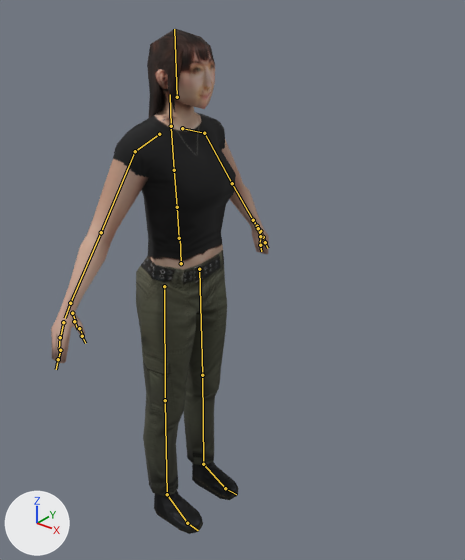
Before and after pictures for a commit that changed the FBX model Roach Game/Assets/Models/Girlfriend/Character_Female_10.fbx.
Rendered twice from a camera (50 mm lens) standing at (1.282, -1.363, 1.819) and looking at (0.096, 0.118, 0.901). The axes (+X, +Y, +Z) are drawn at lower left. The lights are the same throughout. The first picture is the older version. The bones that change, and the others that lie on the model, are drawn over the model as lines.

Names of what the first picture shows: 'Character_Female_10'.
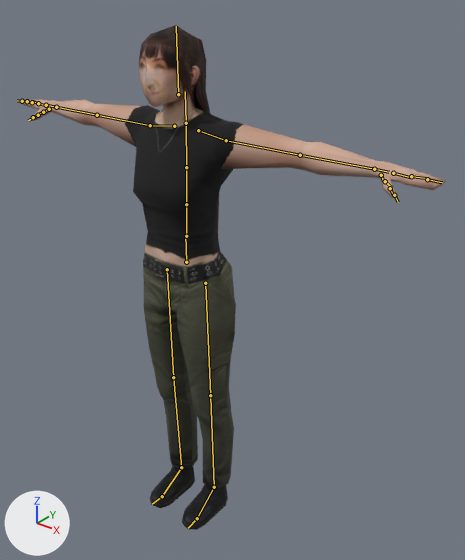
The newer file adds an action. The first version stands in its rest pose; the second is drawn at frame 1 of the action 'Armature|Armature|mixamo.com|Layer0'.

The change in detail:
Bone 'mixamorig:Hips' (bone_mixamorig_hips) moves from (0.0, 0.0, 0.0) to (0.019, 0.009, -0.007).
Bone 'mixamorig:Hips' (bone_mixamorig_hips) turns from (0, 0, 0) to (0, -90, 0) degrees about its own x, y and z.
Bone 'mixamorig:LeftShoulder' (bone_mixamorig_leftshoulder) turns from (0, 0, 0) to (-11, 0, 0) degrees about its own x, y and z.
Bone 'mixamorig:LeftArm' (bone_mixamorig_leftarm) turns from (0, 0, 0) to (-43, -1, 0) degrees about its own x, y and z.
Bone 'mixamorig:LeftHand' (bone_mixamorig_lefthand) turns from (0, 0, 0) to (-2, 0, -6) degrees about its own x, y and z.
Bone 'mixamorig:LeftHandThumb1' (bone_mixamorig_lefthandthumb1) turns from (0, 0, 0) to (11, -2, 8) degrees about its own x, y and z.
Bone 'mixamorig:LeftHandThumb2' (bone_mixamorig_lefthandthumb2) turns from (0, 0, 0) to (-13, -6, -20) degrees about its own x, y and z.
Bone 'mixamorig:LeftHandThumb3' (bone_mixamorig_lefthandthumb3) turns from (0, 0, 0) to (3, -1, 19) degrees about its own x, y and z.
Bone 'mixamorig:LeftHandIndex1' (bone_mixamorig_lefthandindex1) turns from (0, 0, 0) to (-5, 1, 7) degrees about its own x, y and z.
Bone 'mixamorig:LeftHandIndex2' (bone_mixamorig_lefthandindex2) turns from (0, 0, 0) to (-20, -4, -10) degrees about its own x, y and z.
Bone 'mixamorig:LeftHandIndex3' (bone_mixamorig_lefthandindex3) turns from (0, 0, 0) to (12, -1, 7) degrees about its own x, y and z.
Bone 'mixamorig:RightShoulder' (bone_mixamorig_rightshoulder) turns from (0, 0, 0) to (-11, 0, -1) degrees about its own x, y and z.
Bone 'mixamorig:RightArm' (bone_mixamorig_rightarm) turns from (0, 0, 0) to (-43, 0, -1) degrees about its own x, y and z.
Bone 'mixamorig:RightHandThumb1' (bone_mixamorig_righthandthumb1) turns from (0, 0, 0) to (11, 2, -4) degrees about its own x, y and z.
Bone 'mixamorig:RightHandThumb2' (bone_mixamorig_righthandthumb2) turns from (0, 0, 0) to (-14, 5, 18) degrees about its own x, y and z.
Bone 'mixamorig:RightHandIndex1' (bone_mixamorig_righthandindex1) turns from (0, 0, 0) to (-9, 0, 4) degrees about its own x, y and z.
Bone 'mixamorig:RightHandIndex2' (bone_mixamorig_righthandindex2) turns from (0, 0, 0) to (-16, 3, 8) degrees about its own x, y and z.
Bone 'mixamorig:RightHandIndex3' (bone_mixamorig_righthandindex3) turns from (0, 0, 0) to (20, 3, -10) degrees about its own x, y and z.
Bone 'mixamorig:LeftUpLeg' (bone_mixamorig_leftupleg) turns from (0, 0, 0) to (1, 0, 0) degrees about its own x, y and z.
Bone 'mixamorig:RightUpLeg' (bone_mixamorig_rightupleg) turns from (0, 0, 0) to (-1, 0, 0) degrees about its own x, y and z.

Location of each change, (x1, y1, x2, y2) in pixels of the pictures (465 x 560 px):
'Character_Female_10', posed (94% wider)
    before: (51, 29, 269, 534)
    after: (22, 25, 446, 530)
bone 'mixamorig:Hips', root to tip
    before: (181, 263) to (180, 236)
    after: (186, 262) to (185, 234)
bone 'mixamorig:LeftShoulder', root to tip
    before: (182, 128) to (204, 133)
    after: (198, 130) to (226, 140)
bone 'mixamorig:LeftArm', root to tip
    before: (204, 133) to (232, 183)
    after: (226, 140) to (300, 155)
bone 'mixamorig:LeftHand', root to tip
    before: (253, 220) to (257, 226)
    after: (374, 169) to (389, 172)
bone 'mixamorig:LeftHandThumb1', root to tip
    before: (257, 226) to (260, 231)
    after: (381, 175) to (384, 182)
bone 'mixamorig:LeftHandThumb2', root to tip
    before: (260, 231) to (262, 237)
    after: (385, 181) to (392, 187)
bone 'mixamorig:LeftHandThumb3', root to tip
    before: (263, 237) to (265, 242)
    after: (390, 188) to (393, 195)
bone 'mixamorig:LeftHandIndex1', root to tip
    before: (258, 228) to (261, 237)
    after: (393, 173) to (411, 177)
bone 'mixamorig:LeftHandIndex2', root to tip
    before: (260, 236) to (260, 244)
    after: (411, 176) to (428, 178)
bone 'mixamorig:LeftHandIndex3', root to tip
    before: (260, 245) to (261, 251)
    after: (427, 179) to (442, 182)
bone 'mixamorig:RightShoulder', root to tip
    before: (159, 134) to (135, 151)
    after: (174, 126) to (150, 125)
bone 'mixamorig:RightArm', root to tip
    before: (135, 151) to (101, 232)
    after: (150, 125) to (97, 115)
bone 'mixamorig:RightHandThumb1', root to tip
    before: (72, 313) to (75, 321)
    after: (49, 109) to (43, 112)
bone 'mixamorig:RightHandThumb2', root to tip
    before: (74, 321) to (78, 329)
    after: (43, 112) to (38, 114)
bone 'mixamorig:RightHandIndex1', root to tip
    before: (63, 322) to (60, 337)
    after: (46, 105) to (38, 104)
bone 'mixamorig:RightHandIndex2', root to tip
    before: (60, 337) to (59, 349)
    after: (38, 103) to (33, 101)
bone 'mixamorig:RightHandIndex3', root to tip
    before: (60, 350) to (58, 359)
    after: (32, 102) to (27, 102)
bone 'mixamorig:LeftUpLeg', root to tip
    before: (199, 269) to (202, 375)
    after: (205, 283) to (210, 395)
bone 'mixamorig:RightUpLeg', root to tip
    before: (164, 286) to (165, 400)
    after: (167, 269) to (173, 377)
